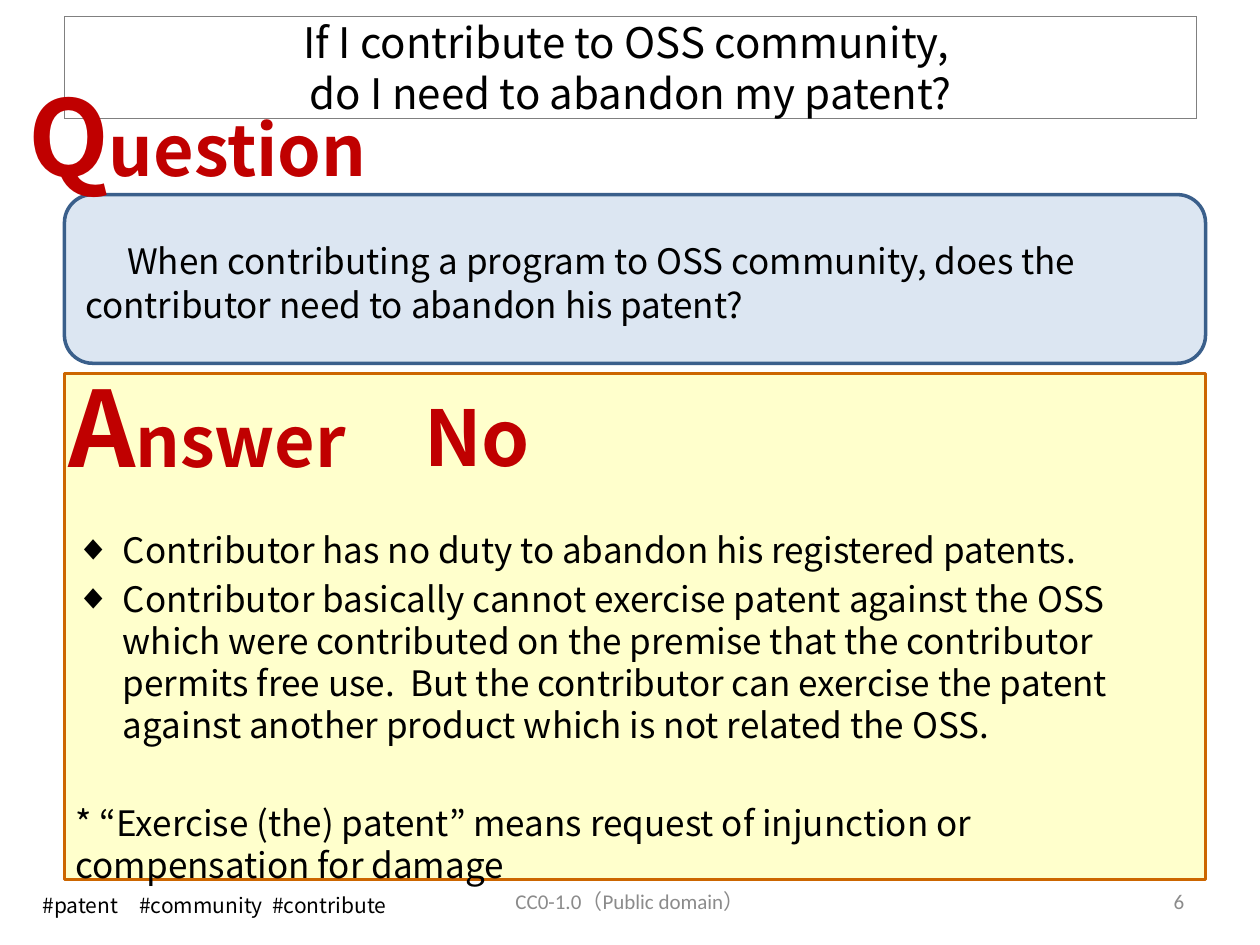
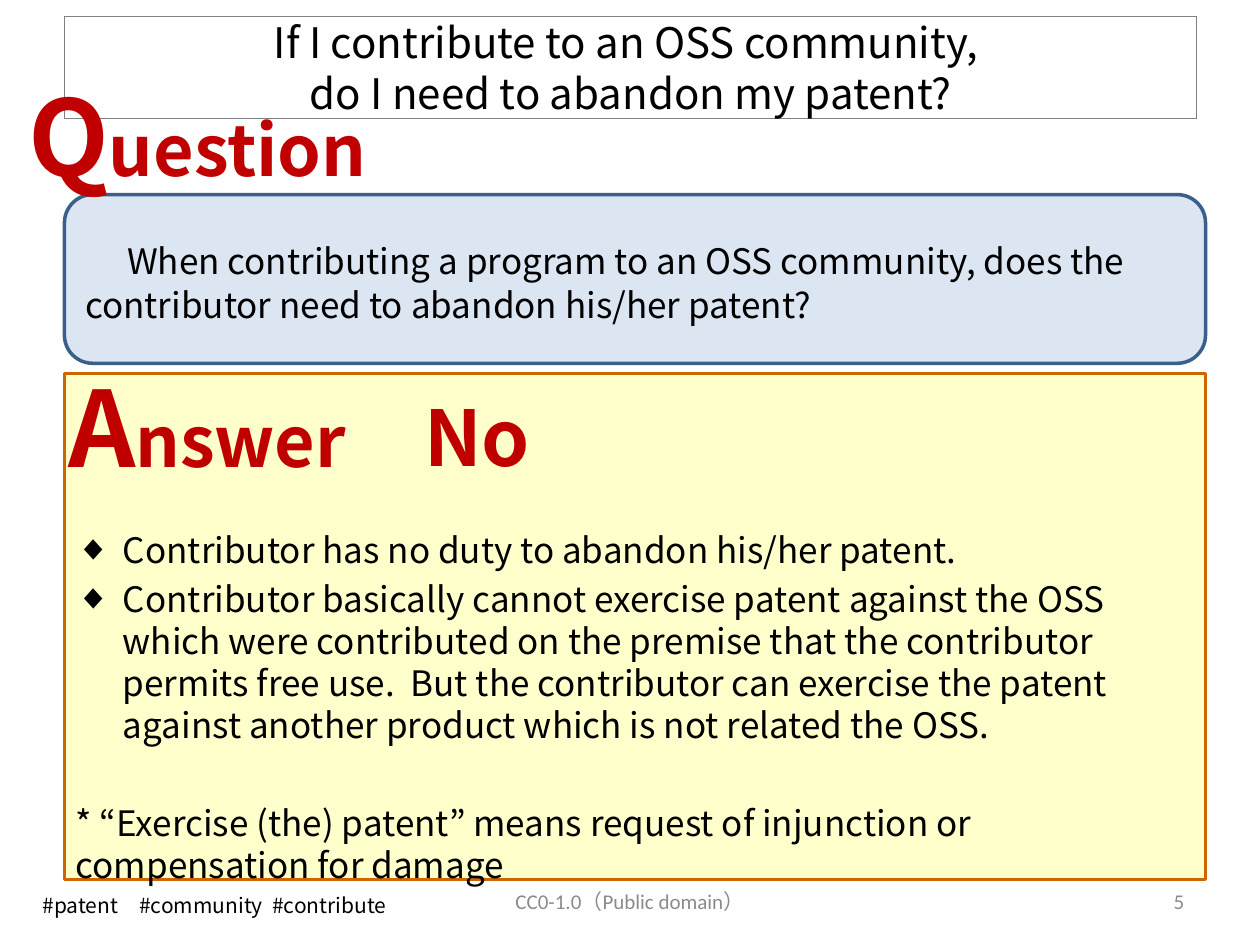
Before and after one commit to OpenChain-Project/OpenChain-JWG, a slide deck: slide 6 of Education_Material/FAQ/Misunderstandings_of_OSS_licenses_CC0.pptx. Drawn at 1260x945 pixels with LibreOffice and Linux fonts; fonts in the diff are those of the drawing. Boxes give left, top, right and bottom in pixels: in the first picture for what was removed or moved away, otherwise in the second. Text is boxed around its words. In the diff, an @@ line names an element or a change of style, - is before the commit and + after.

```diff
--- a/Education_Material/FAQ/Misunderstandings_of_OSS_licenses_CC0.pptx
+++ b/Education_Material/FAQ/Misunderstandings_of_OSS_licenses_CC0.pptx
@@ title at box(274, 16, 978, 119): text changed @@
-If I contribute to OSS community,
-do I need to abandon my patent?
+If I contribute to an OSS community,
+do I need to abandon my patent?
@@ text in rounded rectangle at box(85, 246, 1125, 326): text changed @@
-When contributing a program to OSS community, does the contributor need to abandon his patent?
+When contributing a program to an OSS community, does the contributor need to abandon his/her patent?
@@ text at box(123, 535, 957, 571): text changed @@
-◆ Contributor has no duty to abandon his registered patents.
+◆ Contributor has no duty to abandon his/her patent.
@@ page number at box(1174, 895, 1185, 909): text changed @@
-6
+5
```
Also in this commit, not shown: 10 other slides changed, 5 slides added, 20 slides removed.
